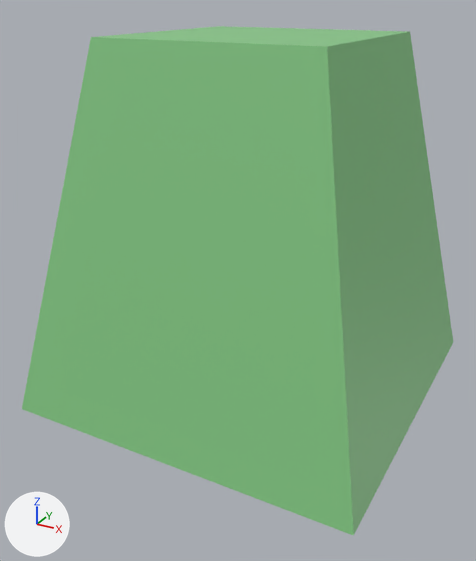
An edit to the glTF model dist/Model/thruster-jet.glb, drawn before and after from the same camera.
One viewpoint serves both versions: a 50 mm camera at (0.812, -1.596, 0.601) aimed at (-0.018, -0.087, -0.154). Arrows for +X, +Y and +Z are at lower left; the lights stay in place. Vertices at the same position are counted once.

Names of what the first picture shows: 'thruster-jet'.
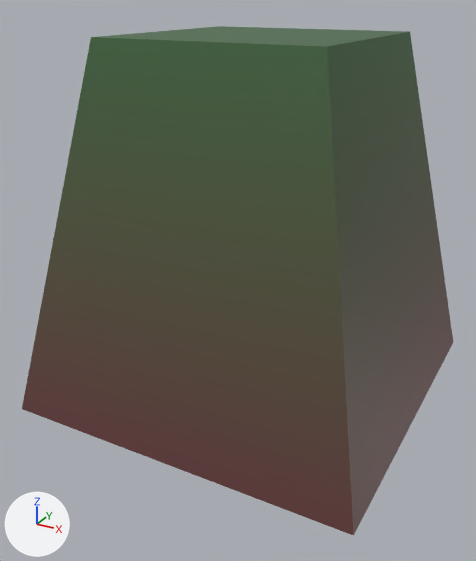
Where the change shows, as pixel boxes (x1, y1, x2, y2) in the pictures (476 x 561 px):
part 1 of me_cube_032, recoloured
    both: (22, 38, 453, 535)
part 2 of me_cube_032, recoloured
    both: (91, 26, 453, 536)

Diff of the bpy script that builds the scene:
```diff
--- a/dist/Model/thruster-jet.glb.py
+++ b/dist/Model/thruster-jet.glb.py
@@ mat_true_white @@
+mat_true_white = bpy.data.materials.new('True White')
+mat_true_white.use_nodes = True; mat_true_white.node_tree.nodes.clear()
+_N = mat_true_white.node_tree.nodes; _L = mat_true_white.node_tree.links
+n0 = _N.new('ShaderNodeBsdfPrincipled'); n0.name = 'Principled BSDF'
+n1 = _N.new('ShaderNodeOutputMaterial'); n1.name = 'Material Output'
+n2 = _N.new('ShaderNodeVertexColor'); n2.name = 'Color Attribute'
+_L.new(n0.outputs[0], n1.inputs[0])  # 'BSDF' to 'Surface'
+_L.new(n2.outputs[0], n0.inputs[0])  # 'Color' to 'Base Color'
@@ me_cube_032 @@
 me_cube_032.from_pydata(...)  # 20 vertices, 36 faces; spans x -0.5..0.5, y -0.5..0.5, z -0.5..0.5
 # used by ob_thruster_jet; location = (0.0, 0.0, 0.0)
-me_cube_032.materials.append(mat_iron_glass)
+# me_cube_032 part 1: 18 faces centred in x -0.433..0.433, y -0.433..0.433, z -0.5..-0.167 are repainted in the vertex colours; the middle colour goes from white #ffffff to brown #663d3d
+# me_cube_032 part 2: 6 faces centred in x -0.367..0.367, y -0.367..0.367, z 0.167..0.5 are repainted in the vertex colours; the middle colour goes from white #ffffff to dark green #3e663d
+me_cube_032.materials.append(mat_true_white)
```
